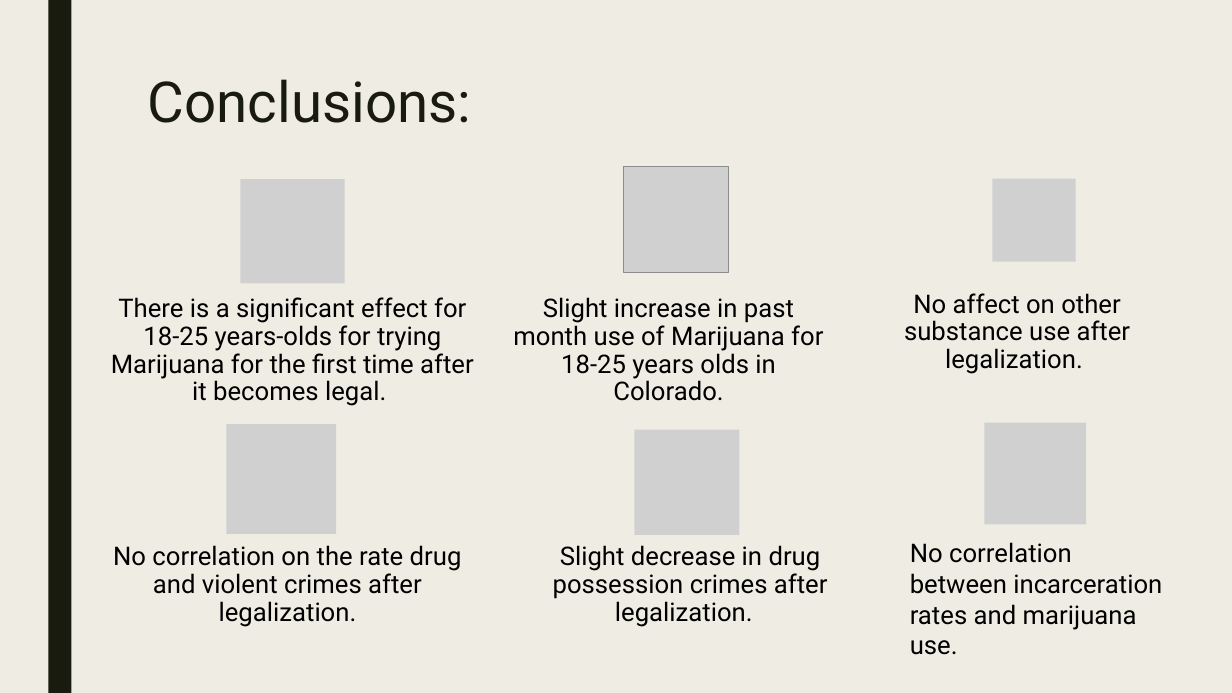
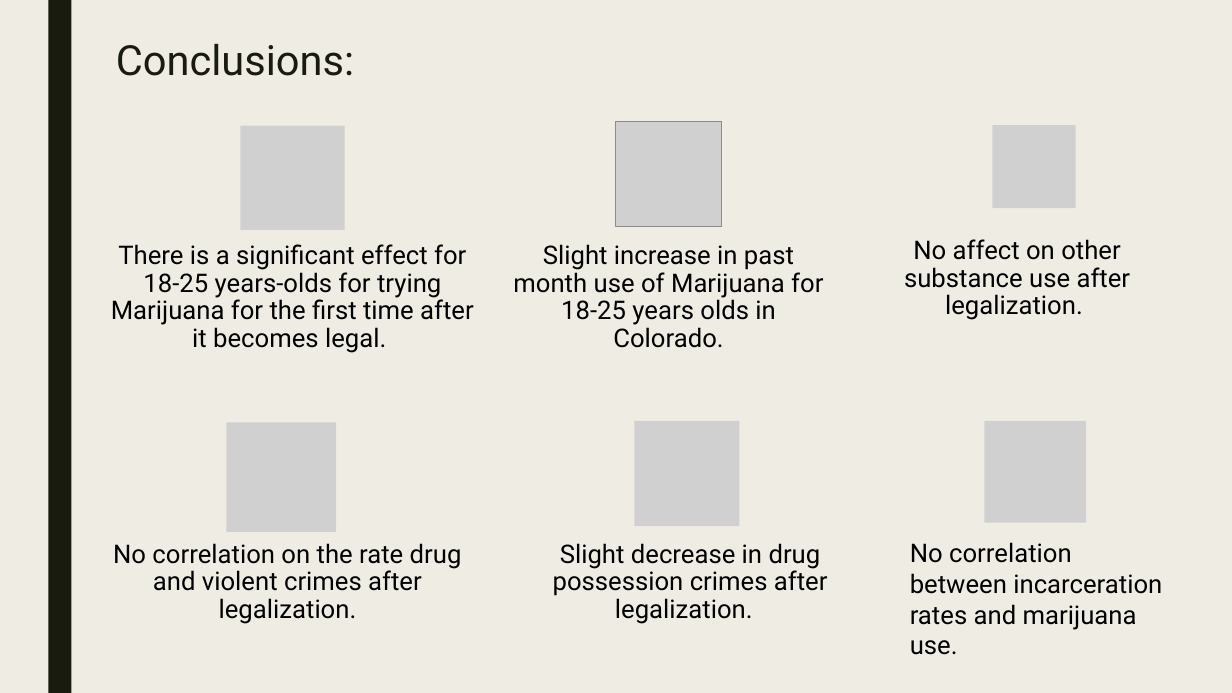
Before and after one commit to zdsteele/Project_1, a slide deck: slide 15 of Marijuana Use Presentation.pptx. Drawn at 1232x693 pixels with LibreOffice and Linux fonts; fonts in the diff are those of the drawing; grey boxes stand for pictures. Boxes give left, top, right and bottom in pixels: in the first picture for what was removed or moved away, otherwise in the second. Text is boxed around its words. In the diff, an @@ line names an element or a change of style, - is before the commit and + after.

```diff
--- a/Marijuana Use Presentation.pptx
+++ b/Marijuana Use Presentation.pptx
@@ title "Conclusions:": place and size @@
-title "Conclusions:" at bbox=[148, 79, 471, 123]
+title "Conclusions:" at bbox=[116, 43, 354, 76]
@@ title "Conclusions:" at bbox=[116, 43, 354, 76]: size 44 to 32.4 pt @@
@@ picture: place and size @@
-picture at bbox=[624, 166, 729, 272]
+picture at bbox=[616, 122, 722, 227]
@@ 3 texts, 2 pictures: place and size @@
-3 texts, 2 pictures at bbox=[111, 178, 1131, 406]
+3 texts, 2 pictures at bbox=[111, 125, 1131, 353]
@@ picture: place and size @@
-picture at bbox=[634, 430, 739, 535]
+picture at bbox=[634, 421, 739, 526]
```
Also in this commit, not shown: 6 other slides changed, 5 slides added, 5 slides removed, 6 other files.
